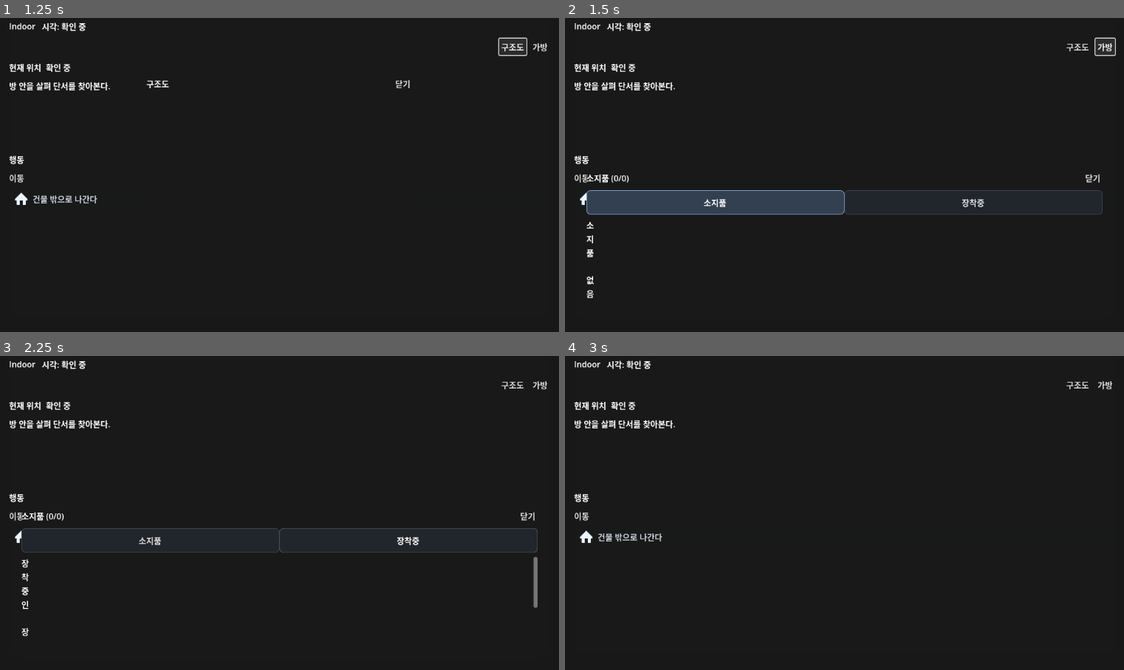
Above: before the commit, frames 1-4 (two rows, left to right).
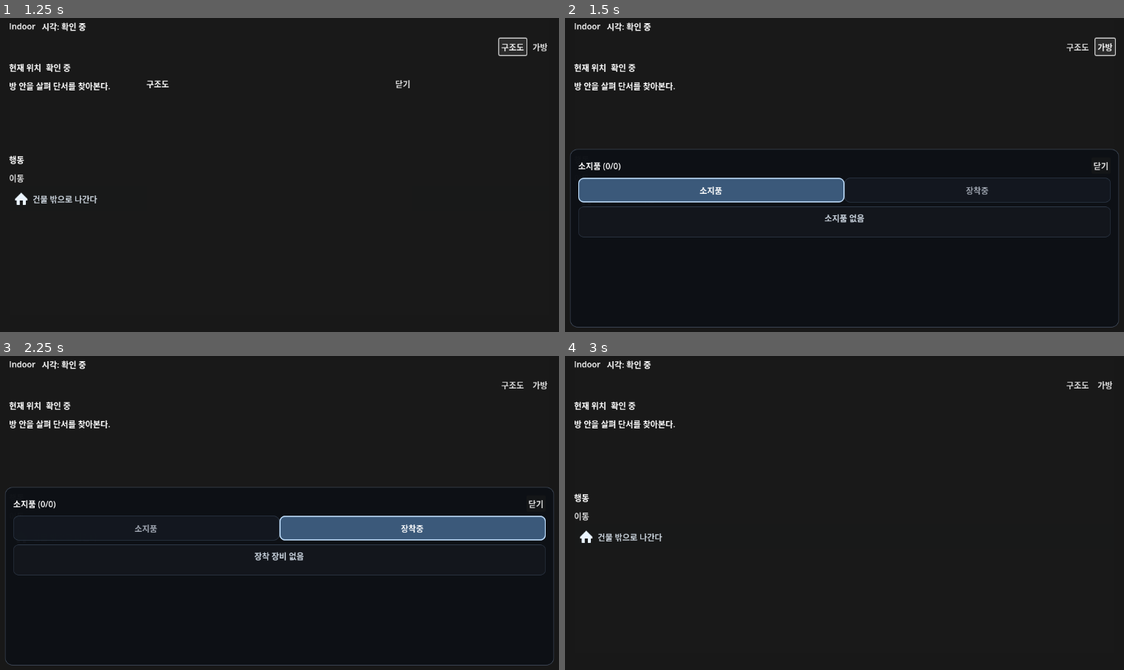
Above: after the commit, the same moments.

Repository: Pupre/apocalypse
Game: Godot game, scene res://scenes/indoor/indoor_mode.tscn
Two runs of this game, one before a commit and one after it. Both use one fixed random seed, a clock stepped at 60 frames per second and the inputs below. This scene is started directly instead of the project's main scene.
Inputs:
- Up to frame 1 (1.25 s): click "구조도" at 0.5 s
- Up to frame 2 (1.5 s): click "가방" at 1.25 s
- Up to frame 3 (2.25 s): click "건물 밖으로 나간다" at 2 s
- Up to frame 4 (3 s): click "닫기" at 2.75 s

Frame 1 is identical in both runs. In frame 2, 7.5% of the frame differs, in the area x 0-100%, y 41-99%; in frame 3, 6.2%; in frame 4, nothing differs.

Commit message:
fix: stabilize indoor bag layout presentation

Diff:
--- a/game/scenes/indoor/indoor_mode.tscn
+++ b/game/scenes/indoor/indoor_mode.tscn
@@ -7,12 +7,12 @@
 [sub_resource type="ButtonGroup" id="1"]
 
 [sub_resource type="StyleBoxFlat" id="2"]
-bg_color = Color(0.129412, 0.145098, 0.172549, 1)
+bg_color = Color(0.101961, 0.121569, 0.14902, 0.98)
 border_width_left = 1
 border_width_top = 1
 border_width_right = 1
 border_width_bottom = 1
-border_color = Color(0.27451, 0.309804, 0.360784, 1)
+border_color = Color(0.25098, 0.298039, 0.364706, 1)
 corner_radius_top_left = 8
 corner_radius_top_right = 8
 corner_radius_bottom_right = 8
@@ -23,12 +23,12 @@
 content_margin_bottom = 8.0
 
 [sub_resource type="StyleBoxFlat" id="3"]
-bg_color = Color(0.2, 0.25098, 0.313726, 1)
-border_width_left = 1
-border_width_top = 1
-border_width_right = 1
-border_width_bottom = 1
-border_color = Color(0.560784, 0.721569, 0.901961, 1)
+bg_color = Color(0.231373, 0.345098, 0.47451, 1)
+border_width_left = 2
+border_width_top = 2
+border_width_right = 2
+border_width_bottom = 2
+border_color = Color(0.717647, 0.858824, 1, 1)
 corner_radius_top_left = 8
 corner_radius_top_right = 8
 corner_radius_bottom_right = 8
@@ -37,6 +37,38 @@
 content_margin_top = 8.0
 content_margin_right = 10.0
 content_margin_bottom = 8.0
+
+[sub_resource type="StyleBoxFlat" id="4"]
+bg_color = Color(0.0509804, 0.0627451, 0.0823529, 0.98)
+border_width_left = 1
+border_width_top = 1
+border_width_right = 1
+border_width_bottom = 1
+border_color = Color(0.270588, 0.317647, 0.388235, 1)
+corner_radius_top_left = 14
+corner_radius_top_right = 14
+corner_radius_bottom_right = 14
+corner_radius_bottom_left = 14
+content_margin_left = 16.0
+content_margin_top = 16.0
+content_margin_right = 16.0
+content_margin_bottom = 16.0
+
+[sub_resource type="StyleBoxFlat" id="5"]
+bg_color = Color(0.0823529, 0.101961, 0.129412, 0.98)
+border_width_left = 1
+border_width_top = 1
+border_width_right = 1
+border_width_bottom = 1
+border_color = Color(0.25098, 0.341176, 0.470588, 1)
+corner_radius_top_left = 12
+corner_radius_top_right = 12
+corner_radius_bottom_right = 12
+corner_radius_bottom_left = 12
+content_margin_left = 14.0
+content_margin_top = 14.0
+content_margin_right = 14.0
+content_margin_bottom = 14.0
 
 [node name="IndoorMode" type="Control"]
 anchors_preset = 15
@@ -185,10 +217,11 @@
 anchor_top = 1.0
 anchor_right = 1.0
 anchor_bottom = 1.0
-offset_left = 72.0
-offset_top = -320.0
-offset_right = -72.0
+offset_left = 40.0
+offset_top = -360.0
+offset_right = -40.0
 offset_bottom = -24.0
+theme_override_styles/panel = SubResource("4")
 
 [node name="VBox" type="VBoxContainer" parent="BagSheet"]
 theme_override_constants/separation = 8
@@ -240,23 +273,27 @@
 theme_override_constants/separation = 12
 
 [node name="InventoryColumn" type="VBoxContainer" parent="BagSheet/VBox/ContentRow"]
+custom_minimum_size = Vector2(340, 0)
 size_flags_horizontal = 3
 size_flags_vertical = 3
 theme_override_constants/separation = 8
 
 [node name="InventoryScroll" type="ScrollContainer" parent="BagSheet/VBox/ContentRow/InventoryColumn"]
-custom_minimum_size = Vector2(0, 160)
+custom_minimum_size = Vector2(0, 220)
+size_flags_horizontal = 3
 size_flags_vertical = 3
 horizontal_scroll_mode = 0
 
 [node name="InventoryItems" type="VBoxContainer" parent="BagSheet/VBox/ContentRow/InventoryColumn/InventoryScroll"]
+size_flags_horizontal = 3
 theme_override_constants/separation = 6
 
 [node name="ItemDetailPanel" type="PanelContainer" parent="BagSheet/VBox/ContentRow"]
 visible = false
-custom_minimum_size = Vector2(220, 0)
+custom_minimum_size = Vector2(300, 0)
 size_flags_horizontal = 2
 size_flags_vertical = 3
+theme_override_styles/panel = SubResource("5")
 
 [node name="VBox" type="VBoxContainer" parent="BagSheet/VBox/ContentRow/ItemDetailPanel"]
 theme_override_constants/separation = 10
--- a/game/scripts/indoor/indoor_director.gd
+++ b/game/scripts/indoor/indoor_director.gd
@@ -269,7 +269,7 @@
 	if _run_state == null:
 		var empty_rows: Array[Dictionary] = [{
 			"kind": "empty",
-			"summary_text": "장착중인 장비 없음",
+			"summary_text": "장착 장비 없음",
 			"state_text": "",
 			"detail_text": "",
 		}]
@@ -294,7 +294,7 @@
 	if rows.is_empty():
 		var fallback_rows: Array[Dictionary] = [{
 			"kind": "empty",
-			"summary_text": "장착중인 장비 없음",
+			"summary_text": "장착 장비 없음",
 			"state_text": "",
 			"detail_text": "",
 		}]
--- a/game/scripts/indoor/indoor_mode.gd
+++ b/game/scripts/indoor/indoor_mode.gd
@@ -39,6 +39,7 @@
 var _bag_close_button: Button = null
 var _carried_tab_button: Button = null
 var _equipped_tab_button: Button = null
+var _inventory_column: Control = null
 var _inventory_items: VBoxContainer = null
 var _item_sheet: Control = null
 var _item_sheet_title: Label = null
@@ -328,8 +329,10 @@
 
 	if _carried_tab_button != null:
 		_carried_tab_button.button_pressed = _active_bag_tab == "carried"
+		_apply_tab_visual_state(_carried_tab_button, _active_bag_tab == "carried")
 	if _equipped_tab_button != null:
 		_equipped_tab_button.button_pressed = _active_bag_tab == "equipped"
+		_apply_tab_visual_state(_equipped_tab_button, _active_bag_tab == "equipped")
 
 	if _inventory_items == null:
 		return
@@ -368,7 +371,7 @@
 	if action_id.is_empty():
 		return _create_empty_state_row("InventoryEmptyRow", "EmptyLabel", label_text)
 
-	var row_panel := _create_row_panel("InventoryRow_%s" % action_id)
+	var row_panel := _create_row_panel("InventoryRow_%s" % action_id, _row_panel_style(Color(0.086, 0.102, 0.129, 0.98), Color(0.22, 0.29, 0.38, 1.0)))
 	var row_box := _create_row_box()
 	row_panel.add_child(row_box)
 
@@ -409,7 +412,7 @@
 	var row_name := "EquippedRow"
 	if not slot_id.is_empty():
 		row_name = "EquippedRow_%s" % slot_id
-	var row_panel := _create_row_panel(row_name)
+	var row_panel := _create_row_panel(row_name, _row_panel_style(Color(0.106, 0.125, 0.157, 1.0), Color(0.34, 0.5, 0.66, 1.0)))
 	row_panel.custom_minimum_size = Vector2(0, 88)
 	var row_box := _create_row_box()
 	row_box.add_theme_constant_override("separation", 4)
@@ -418,7 +421,7 @@
 	var summary_label := Label.new()
 	summary_label.name = "SummaryLabel"
 	summary_label.text = summary_text
-	summary_label.autowrap_mode = 3
+	summary_label.autowrap_mode = TextServer.AUTOWRAP_OFF
 	summary_label.size_flags_horizontal = Control.SIZE_EXPAND_FILL
 	summary_label.modulate = Color(0.74, 0.86, 1.0, 0.96)
 	row_box.add_child(summary_label)
@@ -428,7 +431,7 @@
 		var item_label := Label.new()
 		item_label.name = "ItemLabel"
 		item_label.text = item_text
-		item_label.autowrap_mode = 3
+		item_label.autowrap_mode = TextServer.AUTOWRAP_OFF
 		item_label.size_flags_horizontal = Control.SIZE_EXPAND_FILL
 		row_box.add_child(item_label)
 
@@ -445,51 +448,79 @@
 	return row_panel
 
 
-func _create_row_panel(row_name: String) -> PanelContainer:
+func _create_row_panel(row_name: String, stylebox: StyleBoxFlat = null) -> PanelContainer:
 	var row_panel := PanelContainer.new()
 	row_panel.name = row_name
 	row_panel.size_flags_horizontal = Control.SIZE_EXPAND_FILL
 	row_panel.custom_minimum_size = Vector2(0, 60)
+	if stylebox != null:
+		row_panel.add_theme_stylebox_override("panel", stylebox)
 	return row_panel
 
 
 func _create_row_box() -> VBoxContainer:
 	var row_box := VBoxContainer.new()
+	row_box.size_flags_horizontal = Control.SIZE_EXPAND_FILL
 	row_box.add_theme_constant_override("separation", 2)
 	return row_box
 
 
 func _create_empty_state_row(row_name: String, label_name: String, label_text: String) -> Control:
-	var row_panel := _create_row_panel(row_name)
+	var row_panel := _create_row_panel(row_name, _row_panel_style(Color(0.075, 0.086, 0.11, 0.98), Color(0.18, 0.22, 0.28, 1.0)))
 	var row_box := _create_row_box()
 	row_panel.add_child(row_box)
 
 	var empty_label := Label.new()
 	empty_label.name = label_name
 	empty_label.text = label_text
-	empty_label.autowrap_mode = 3
+	empty_label.autowrap_mode = TextServer.AUTOWRAP_OFF
+	empty_label.horizontal_alignment = HORIZONTAL_ALIGNMENT_CENTER
+	empty_label.modulate = Color(0.82, 0.86, 0.9, 0.96)
 	empty_label.size_flags_horizontal = Control.SIZE_EXPAND_FILL
 	row_box.add_child(empty_label)
 	return row_panel
 
 
+func _row_panel_style(bg_color: Color, border_color: Color) -> StyleBoxFlat:
+	var style := StyleBoxFlat.new()
+	style.bg_color = bg_color
+	style.border_width_left = 1
+	style.border_width_top = 1
+	style.border_width_right = 1
+	style.border_width_bottom = 1
+	style.border_color = border_color
+	style.corner_radius_top_left = 10
+	style.corner_radius_top_right = 10
+	style.corner_radius_bottom_right = 10
+	style.corner_radius_bottom_left = 10
+	style.content_margin_left = 10
+	style.content_margin_top = 10
+	style.content_margin_right = 10
+	style.content_margin_bottom = 10
+	return style
+
+
 func _refresh_item_sheet() -> void:
 	if _item_sheet == null:
 		return
 
 	if _bag_sheet == null or not _bag_sheet.visible:
+		_sync_item_detail_layout(false)
 		_item_sheet.visible = false
 		return
 
 	if _director == null or not _director.has_method("get_selected_inventory_sheet"):
+		_sync_item_detail_layout(false)
 		_item_sheet.visible = false
 		return
 
 	var sheet: Dictionary = _director.get_selected_inventory_sheet()
 	if not bool(sheet.get("visible", false)):
+		_sync_item_detail_layout(false)
 		_item_sheet.visible = false
 		return
 
+	_sync_item_detail_layout(true)
 	_item_sheet.visible = true
 	if _item_sheet_title != null:
 		_item_sheet_title.text = String(sheet.get("title", "아이템"))
@@ -513,6 +544,55 @@
 			button.text = String(action.get("label", action_id))
 			button.pressed.connect(Callable(self, "_on_action_pressed").bind(action_id))
 			_item_sheet_actions.add_child(button)
+
+
+func _sync_item_detail_layout(detail_visible: bool) -> void:
+	if _item_sheet != null:
+		_item_sheet.visible = detail_visible
+		_item_sheet.custom_minimum_size = Vector2(300, 0) if detail_visible else Vector2.ZERO
+		_item_sheet.size_flags_horizontal = Control.SIZE_FILL if detail_visible else 0
+	if _inventory_column != null:
+		_inventory_column.custom_minimum_size = Vector2(340, 0) if detail_visible else Vector2.ZERO
+
+
+func _apply_tab_visual_state(button: Button, active: bool) -> void:
+	if button == null:
+		return
+	button.modulate = Color(1, 1, 1, 1) if active else Color(0.76, 0.79, 0.84, 0.94)
+	var normal_style := _tab_style(active)
+	var hover_style := _tab_style(active, true)
+	button.add_theme_stylebox_override("normal", normal_style)
+	button.add_theme_stylebox_override("focus", normal_style)
+	button.add_theme_stylebox_override("pressed", normal_style)
+	button.add_theme_stylebox_override("hover", hover_style)
+	button.add_theme_stylebox_override("hover_pressed", hover_style)
+
+
+func _tab_style(active: bool, hovered: bool = false) -> StyleBoxFlat:
+	var style := StyleBoxFlat.new()
+	style.corner_radius_top_left = 10
+	style.corner_radius_top_right = 10
+	style.corner_radius_bottom_right = 10
+	style.corner_radius_bottom_left = 10
+	style.content_margin_left = 12
+	style.content_margin_top = 10
+	style.content_margin_right = 12
+	style.content_margin_bottom = 10
+	if active:
+		style.bg_color = Color(0.23, 0.35, 0.48, 1.0) if not hovered else Color(0.27, 0.4, 0.54, 1.0)
+		style.border_width_left = 2
+		style.border_width_top = 2
+		style.border_width_right = 2
+		style.border_width_bottom = 2
+		style.border_color = Color(0.76, 0.88, 1.0, 1.0)
+	else:
+		style.bg_color = Color(0.1, 0.12, 0.15, 0.98) if not hovered else Color(0.13, 0.16, 0.2, 1.0)
+		style.border_width_left = 1
+		style.border_width_top = 1
+		style.border_width_right = 1
+		style.border_width_bottom = 1
+		style.border_color = Color(0.26, 0.31, 0.37, 1.0)
+	return style
 
 
 func _refresh_stat_detail_sheet() -> void:
@@ -653,6 +733,7 @@
 	_bag_close_button = get_node_or_null("BagSheet/VBox/Header/CloseButton") as Button
 	_carried_tab_button = get_node_or_null("BagSheet/VBox/Tabs/CarriedTabButton") as Button
 	_equipped_tab_button = get_node_or_null("BagSheet/VBox/Tabs/EquippedTabButton") as Button
+	_inventory_column = get_node_or_null("BagSheet/VBox/ContentRow/InventoryColumn") as Control
 	_inventory_items = get_node_or_null("BagSheet/VBox/ContentRow/InventoryColumn/InventoryScroll/InventoryItems") as VBoxContainer
 	_item_sheet = get_node_or_null("BagSheet/VBox/ContentRow/ItemDetailPanel") as Control
 	_item_sheet_title = get_node_or_null("BagSheet/VBox/ContentRow/ItemDetailPanel/VBox/ItemNameLabel") as Label
--- a/game/tests/unit/test_indoor_mode.gd
+++ b/game/tests/unit/test_indoor_mode.gd
@@ -407,6 +407,10 @@
 	assert_true(not equipped_tab_button.disabled, "The inactive tab should stay enabled so it remains part of the segmented control.")
 	assert_true(carried_tab_button.button_pressed, "Carried tab should be selected by default.")
 	assert_true(not equipped_tab_button.button_pressed, "Equipped tab should be inactive by default.")
+	assert_true(
+		carried_tab_button.modulate != equipped_tab_button.modulate,
+		"Indoor mode should give the active bag tab a visibly different tone."
+	)
 	assert_eq(
 		bag_title_label.text,
 		"소지품 (0/8)",
@@ -436,12 +440,17 @@
 	)
 	assert_eq(
 		_row_text(_find_row_by_name(inventory_items, "EquippedEmptyRow"), "EmptyLabel"),
-		"장착중인 장비 없음",
+		"장착 장비 없음",
 		"Indoor mode should show empty equipped gear in the bag sheet."
 	)
 	carried_tab_button.emit_signal("pressed")
 	await process_frame
 	assert_true(not item_detail_panel.visible, "Indoor mode should keep the bag detail panel hidden until an inventory item is selected.")
+	assert_eq(
+		item_detail_panel.custom_minimum_size.x,
+		0.0,
+		"Indoor mode should collapse the item detail column width while nothing is selected."
+	)
 
 	if not assert_true(director != null and director.has_method("apply_action"), "Indoor mode should expose its Director node."):
 		indoor_mode.free()
@@ -567,6 +576,10 @@
 	energy_bar_button.emit_signal("pressed")
 	await process_frame
 	assert_true(item_detail_panel.visible, "Selecting an inventory item should open the in-bag detail panel.")
+	assert_true(
+		item_detail_panel.custom_minimum_size.x >= 260.0,
+		"Indoor mode should reserve a readable right-hand detail column once an item is selected."
+	)
 	var item_sheet_title := _find_descendant_by_name_and_type(item_detail_panel, "ItemNameLabel", "Label") as Label
 	var item_sheet_description := _find_descendant_by_name_and_type(item_detail_panel, "ItemDescriptionLabel", "Label") as Label
 	var item_sheet_effect := _find_descendant_by_name_and_type(item_detail_panel, "ItemEffectLabel", "Label") as Label
